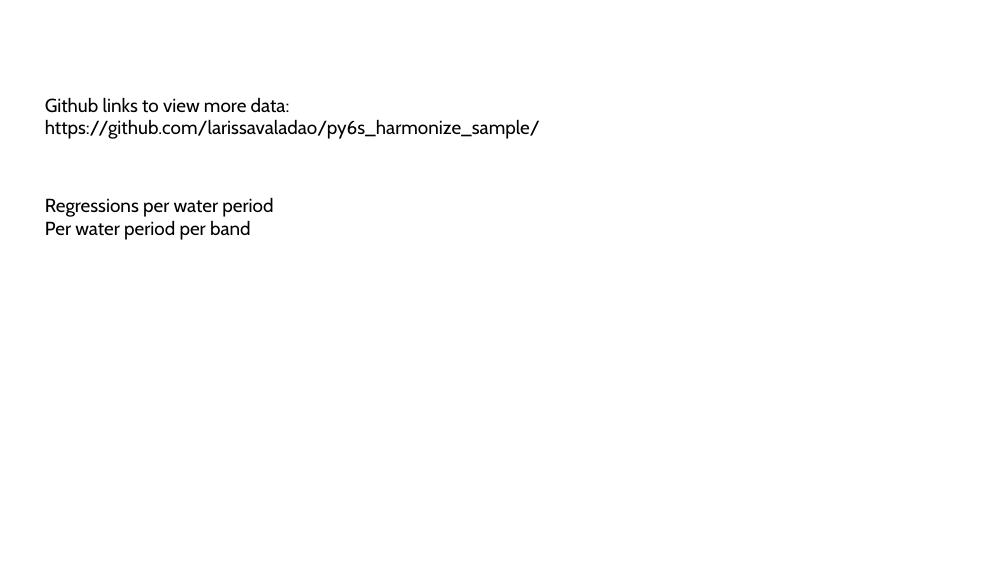
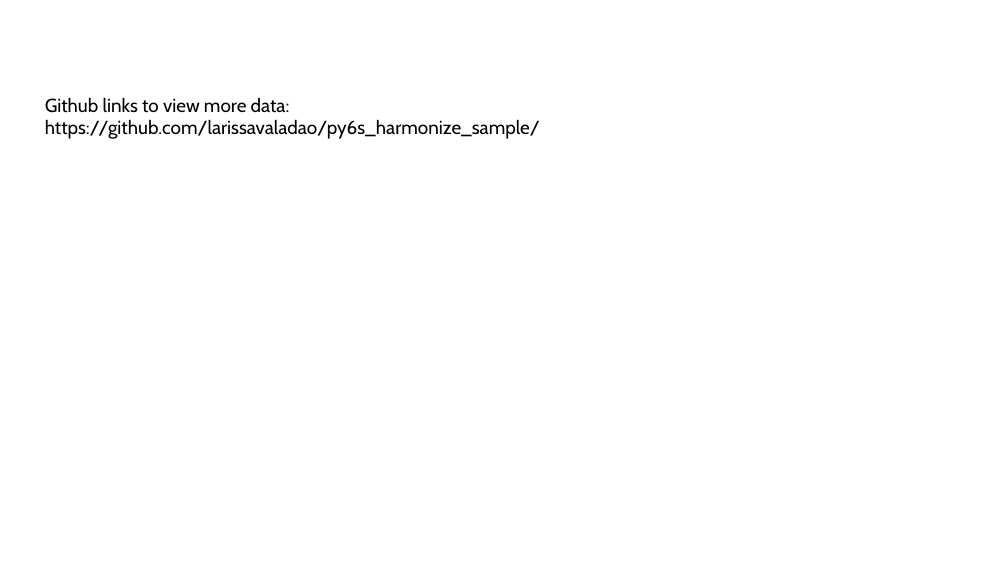
Before and after one commit to larissavaladao/py6s_harmonize_sample, a slide deck: slide 11 of 4.SPM model/visualization.pptx (slide 7 before the commit). Drawn at 1008x567 pixels with LibreOffice and Linux fonts; fonts in the diff are those of the drawing. Boxes give left, top, right and bottom in pixels: in the first picture for what was removed or moved away, otherwise in the second. Text is boxed around its words. In the diff, an @@ line names an element or a change of style, - is before the commit and + after.

```diff
--- a/4.SPM model/visualization.pptx
+++ b/4.SPM model/visualization.pptx
@@ text removed at <box>45,197,273,240</box> @@
-Regressions per water period
-Per water period per band
```
Also in this commit, not shown: 1 other slide changed, 5 slides added, 1 slide removed, 1 other file.
